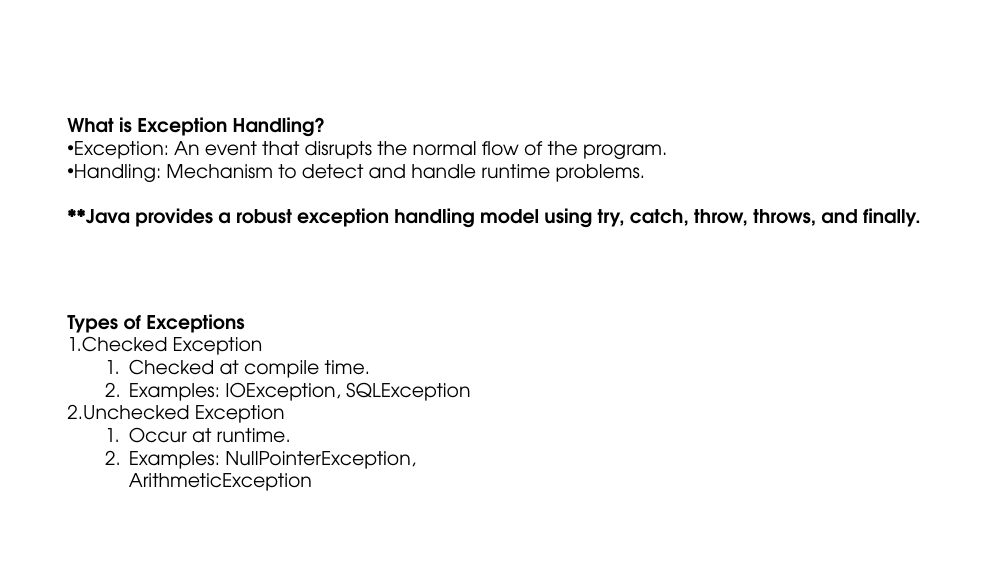
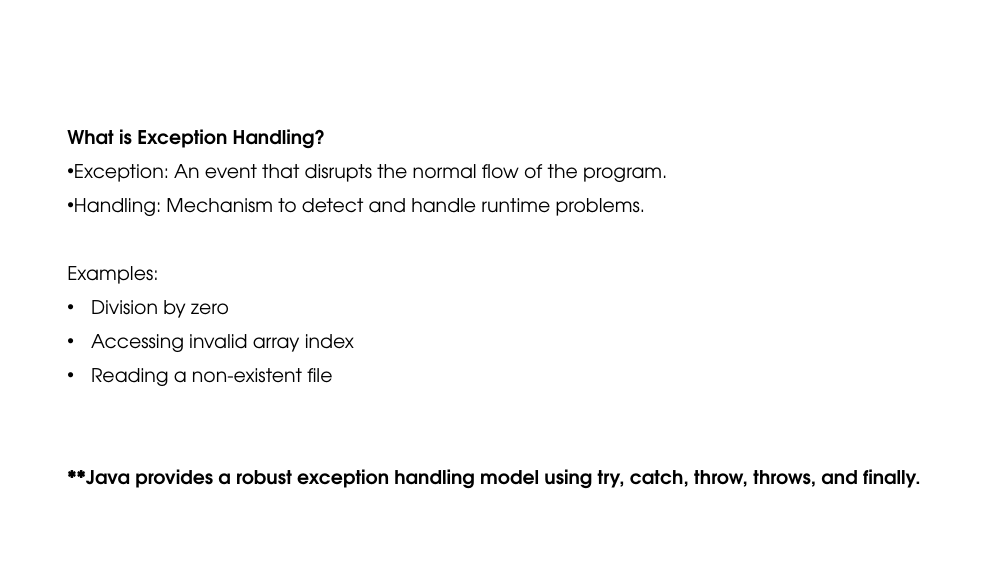
Before and after one commit to ashrafulparan2/Resources, a slide deck: slide 4 of CSE281/Lecture 11.pptx (slide 2 before the commit). Drawn at 1008x567 pixels with LibreOffice and Linux fonts; fonts in the diff are those of the drawing; background and template pictures are left out. Boxes give left, top, right and bottom in pixels: in the first picture for what was removed or moved away, otherwise in the second. Text is boxed around its words. In the diff, an @@ line names an element or a change of style, - is before the commit and + after.

```diff
--- a/CSE281/Lecture 11.pptx
+++ b/CSE281/Lecture 11.pptx
@@ text at <box>67,129,921,488</box>: line spacing 1 to 1.5 @@
@@ text at <box>67,266,354,386</box>: paragraphs added @@
+Examples:
+• Division by zero
+• Accessing invalid array index
+• Reading a non-existent file
@@ text removed at <box>67,314,470,491</box> @@
-Types of Exceptions
-1. Checked Exception
-  1. Checked at compile time.
-  2. Examples: IOException, SQLException
-2. Unchecked Exception
-  1. Occur at runtime.
-  2. Examples: NullPointerException, ArithmeticException
```
Also in this commit, not shown: 1 other slide changed, 6 slides added, 1 slide removed, 1 other file.
